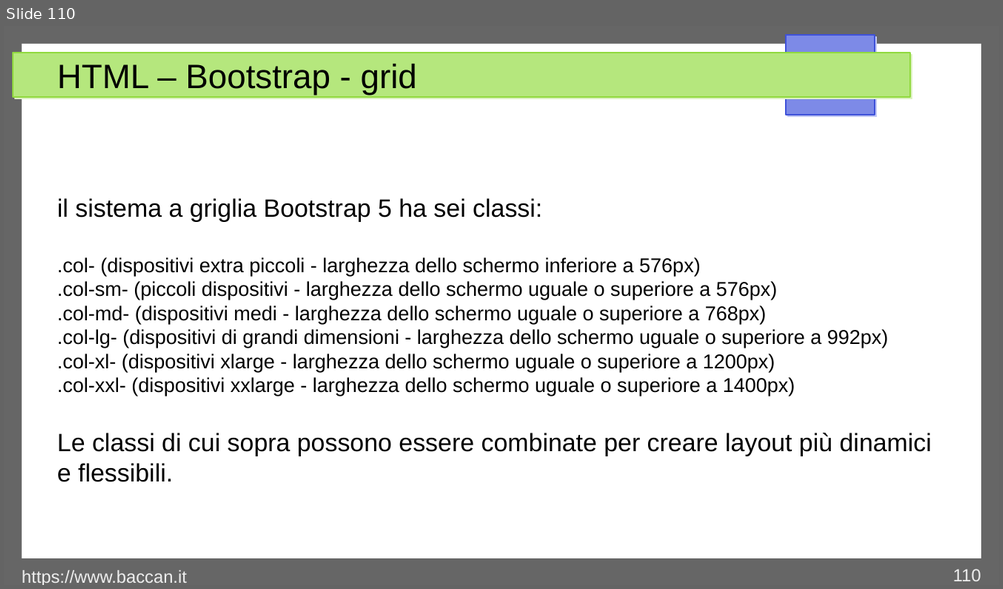
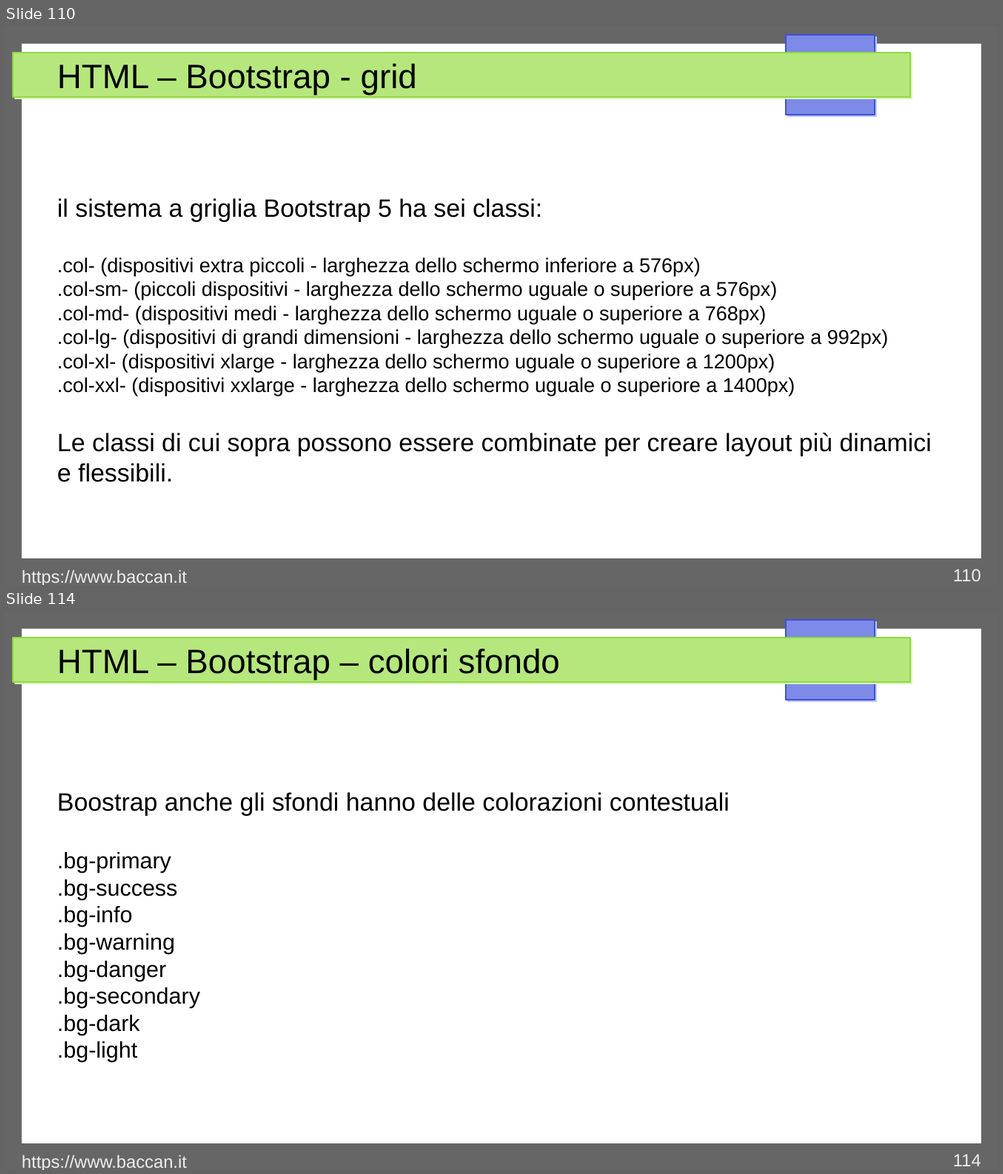
Before and after one commit to matteobaccan/CorsoHTML, a slide deck: Chapter_html.odp. Shown one above the other, each under a label of ours: slide 110 before the commit, slides 110 and 114 after it; the slides between them are not shown. The pictures are 1003x589 and 1003x1174 pixels, drawn with LibreOffice and Linux fonts; fonts in the diff are those of the drawing. Boxes give left, top, right and bottom in pixels: in the first picture for what was removed or moved away, otherwise in the second. Text is boxed around its words. In the diff, an @@ line names an element or a change of style, - is before the commit and + after.

Commit message:
Bootstrap

```diff
--- a/Chapter_html.odp
+++ b/Chapter_html.odp
@@ slide 114 added at bbox=[4, 611, 999, 1170], background #FFFFFF; not listed: 4 template elements that a slide beside it also shows @@
@@ title added at bbox=[57, 649, 560, 680], 27 pt, text #000000 @@
+HTML – Bootstrap – colori sfondo
@@ text added at bbox=[57, 792, 729, 1062], 18 pt, text #000000 @@
+Boostrap anche gli sfondi hanno delle colorazioni contestuali
+.bg-primary
+.bg-success
+.bg-info
+.bg-warning
+.bg-danger
+.bg-secondary
+.bg-dark
+.bg-light
@@ text added at bbox=[22, 1156, 187, 1170], 14 pt, text #EEEEEE @@
+https://www.baccan.it
@@ page number added at bbox=[953, 1154, 981, 1167], 14 pt, text #EEEEEE @@
+114
```
Also in this commit, not shown: 2 slides changed, 7 other slides added, 8 other files.
